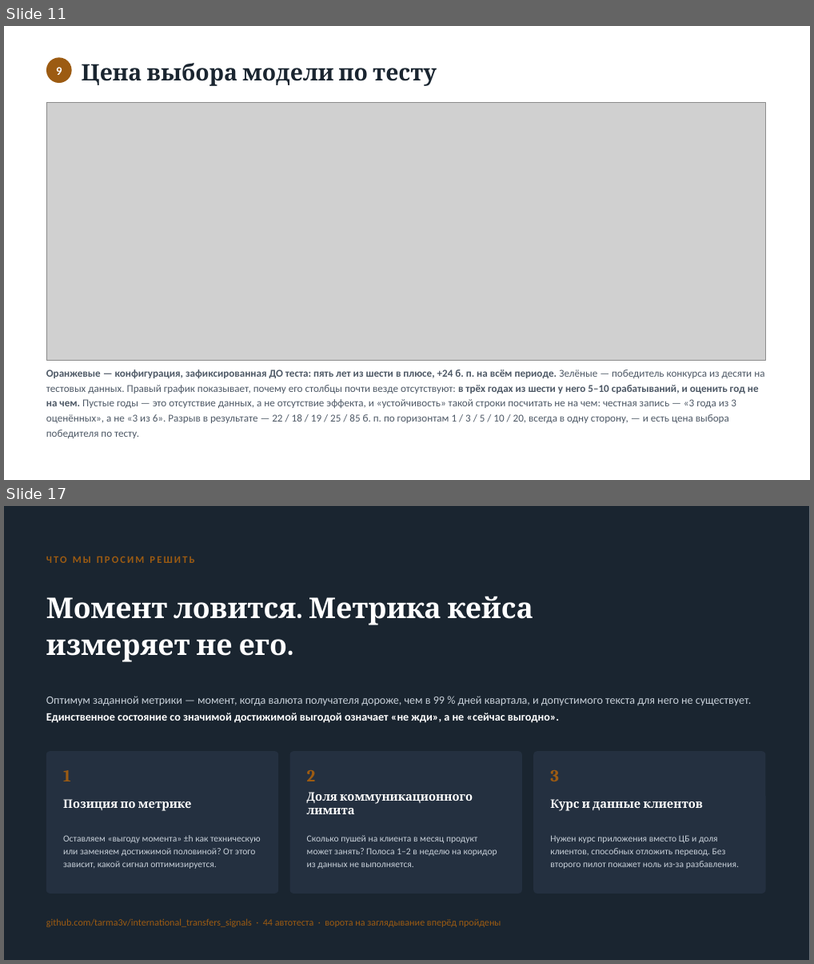
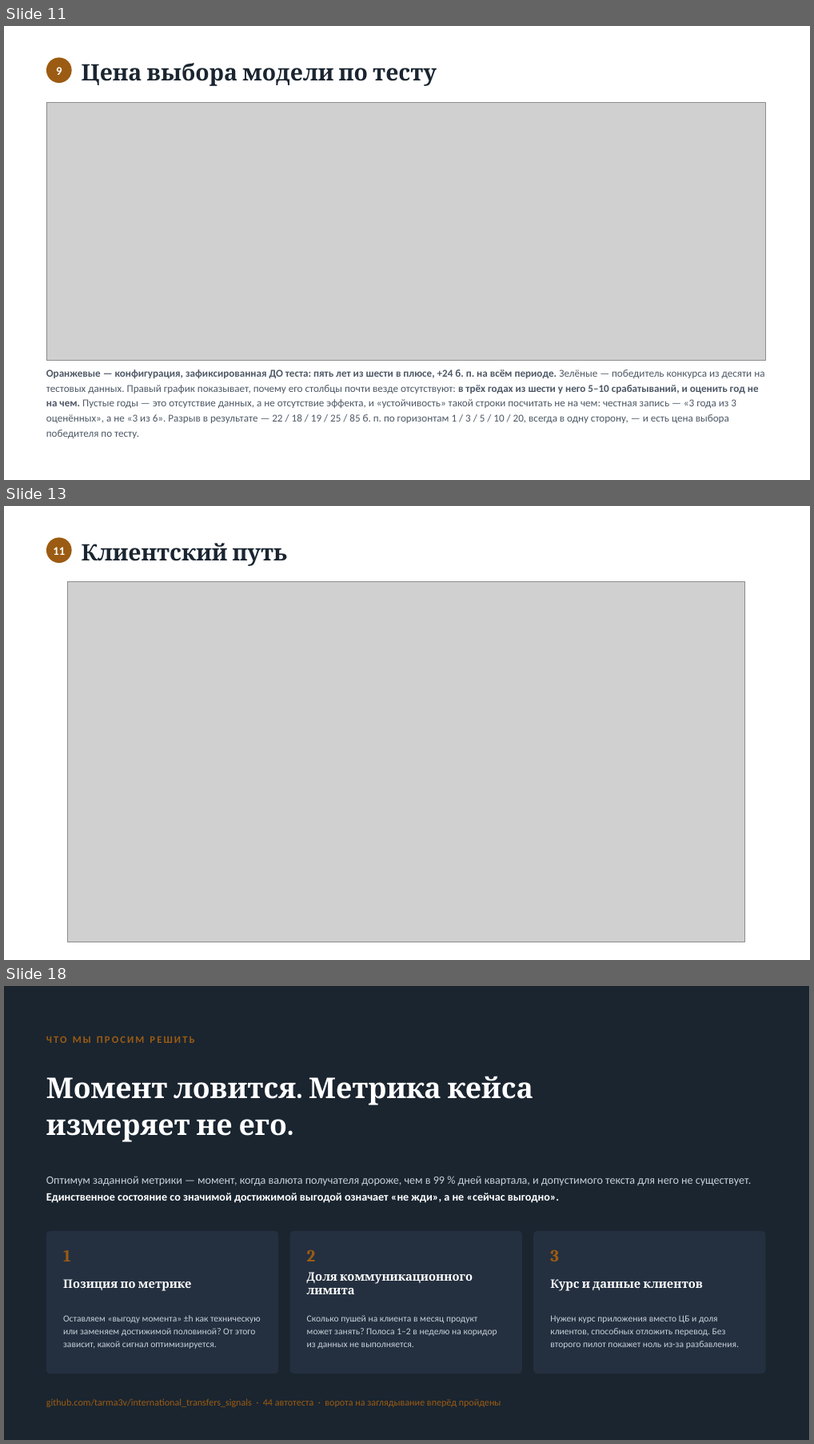
Before and after one commit to tarma3v/international_transfers_signals, a slide deck: submission/prezentaciya-promezhutochnaya.pptx. Shown one above the other, each under a label of ours: slides 11 and 17 before the commit, slides 11, 13 and 18 after it; the slides between them are not shown. The pictures are 814x964 and 814x1444 pixels, drawn with LibreOffice and Linux fonts; fonts in the diff are those of the drawing; grey boxes stand for pictures. Boxes give left, top, right and bottom in pixels: in the first picture for what was removed or moved away, otherwise in the second. Text is boxed around its words. In the diff, an @@ line names an element or a change of style, - is before the commit and + after.

```diff
--- a/submission/prezentaciya-promezhutochnaya.pptx
+++ b/submission/prezentaciya-promezhutochnaya.pptx
@@ slide 13 added at <box>4,506,810,960</box>, background #FFFFFF @@
@@ ellipse added at <box>46,537,72,563</box>, fill #9C5B12 @@
@@ text added at <box>53,547,65,555</box>, 14 pt, text #FFFFFF, bold @@
+11
@@ text added at <box>82,543,288,566</box>, 27 pt, text #1A2530, bold @@
+Клиентский путь
@@ picture added at <box>67,582,745,941</box> @@
@@ what was slide 17 is now slide 18 @@
```
Also in this commit, not shown: 6 slides changed, 2 other files.
